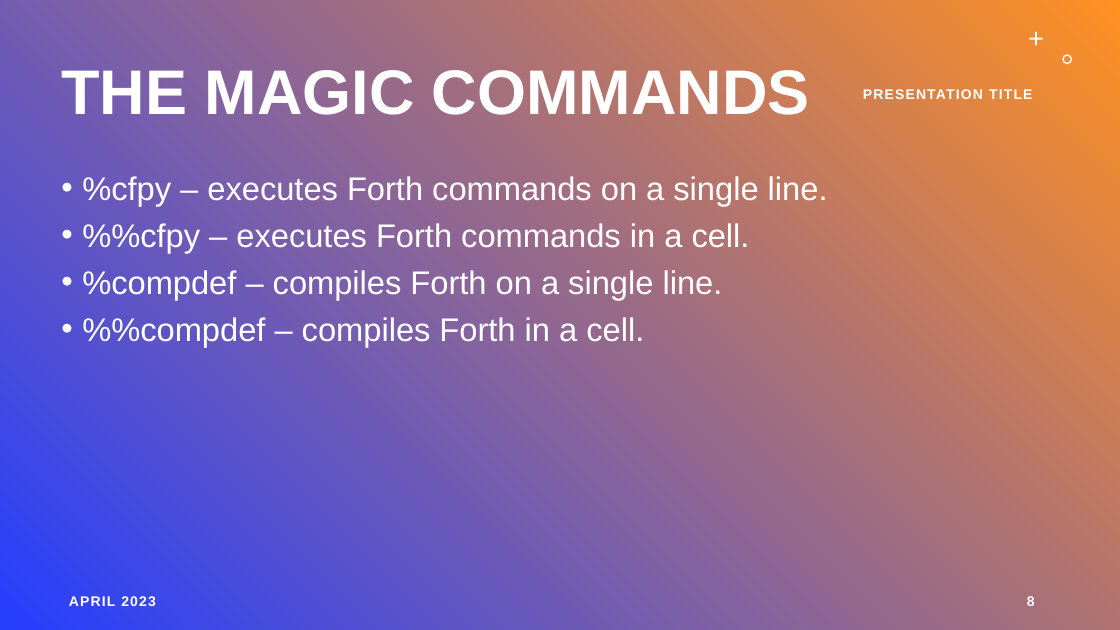
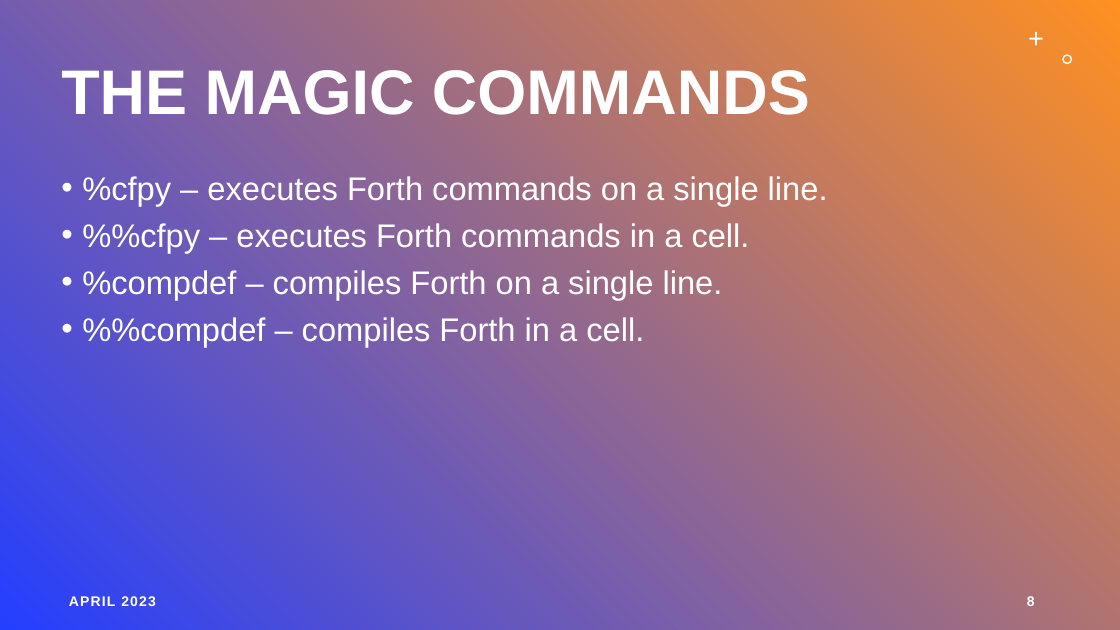
Before and after one commit to tiluser/cfpy_jn, a slide deck: slide 8 of cfpy_jupyter_demo.pptx. Drawn at 1120x630 pixels with LibreOffice and Linux fonts; fonts in the diff are those of the drawing. Boxes give left, top, right and bottom in pixels: in the first picture for what was removed or moved away, otherwise in the second. Text is boxed around its words. In the diff, an @@ line names an element or a change of style, - is before the commit and + after.

```diff
--- a/cfpy_jupyter_demo.pptx
+++ b/cfpy_jupyter_demo.pptx
@@ text removed at (863,89,1032,99) @@
-PRESENTATION TITLE
```
Also in this commit, not shown: 2 other slides changed, 2 other files.
